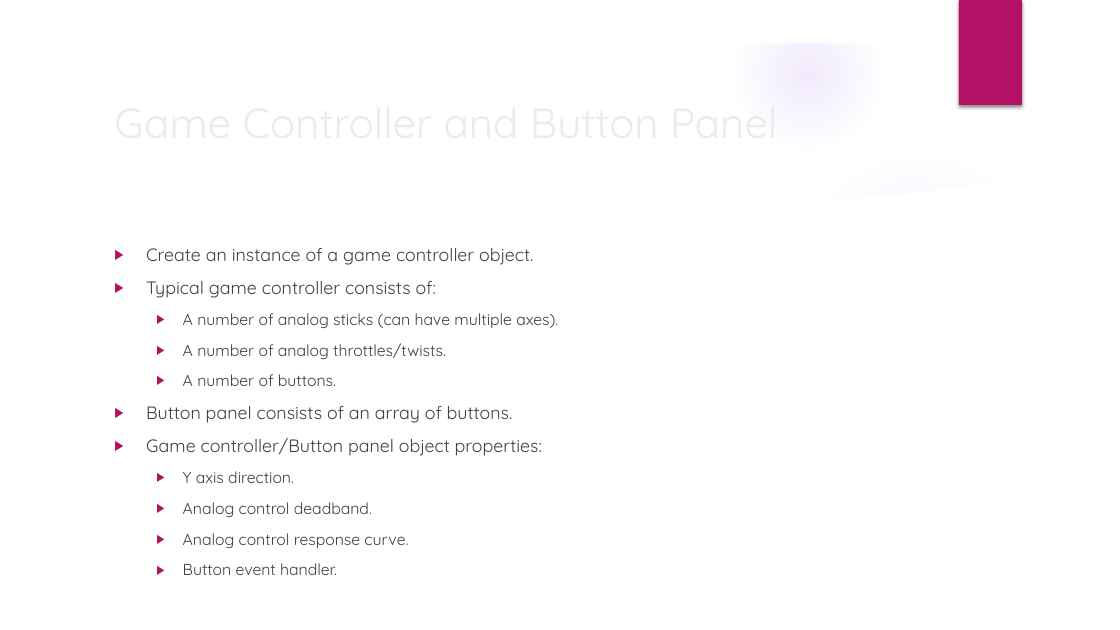
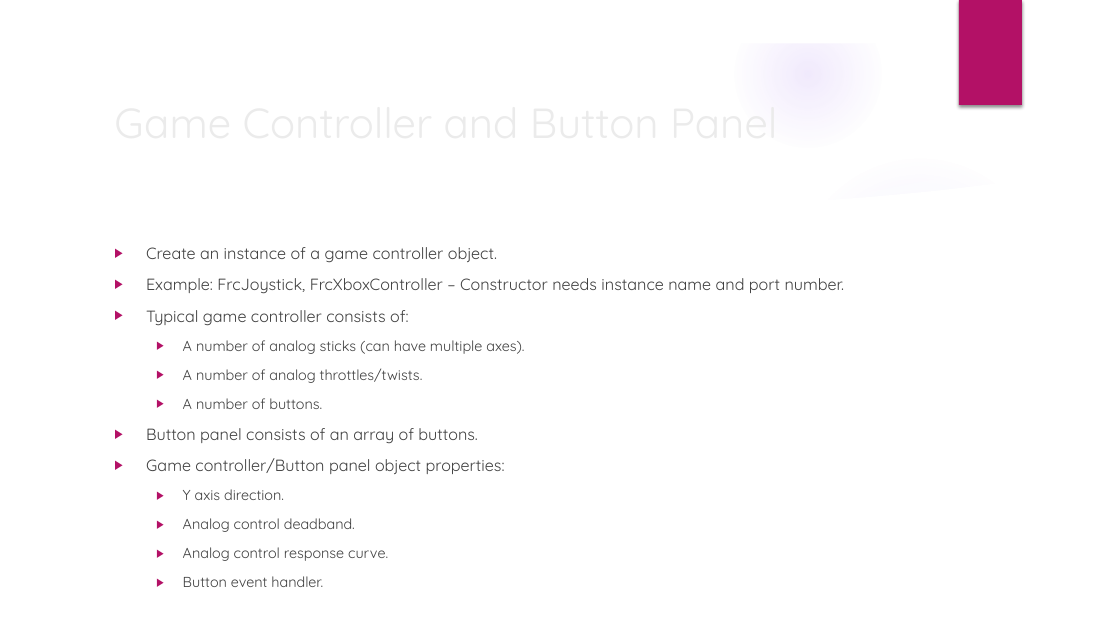
Before and after one commit to trc492/FrcProgrammingClass, a slide deck: slide 4 of Lesson3/AdvancedRoboticsLesson3.pptx (slide 6 before the commit). Drawn at 1120x630 pixels with LibreOffice and Linux fonts; fonts in the diff are those of the drawing; background and template pictures are left out. Boxes give left, top, right and bottom in pixels: in the first picture for what was removed or moved away, otherwise in the second. Text is boxed around its words. In the diff, an @@ line names an element or a change of style, - is before the commit and + after.

```diff
--- a/Lesson3/AdvancedRoboticsLesson3.pptx
+++ b/Lesson3/AdvancedRoboticsLesson3.pptx
@@ text at (x1=146, y1=247, x2=524, y2=561): size 15.3 to 13.9 pt in "Create an instance of a game controller ...", "Typical game controller consists of:", "Button panel consists of an array of ...", "Game controller/Button panel object properties:"; size 13.6 to 12.4 pt in "A number of analog sticks (can have ...", "A number of analog throttles/twists.", "A number of buttons.", "Y axis direction." and 3 more places @@
@@ text at (x1=146, y1=278, x2=845, y2=294): paragraph added @@
+▶ Example: FrcJoystick, FrcXboxController – Constructor needs instance name and port number.
```
Also in this commit, not shown: 4 other slides changed, 3 slides removed, 1 other file.
